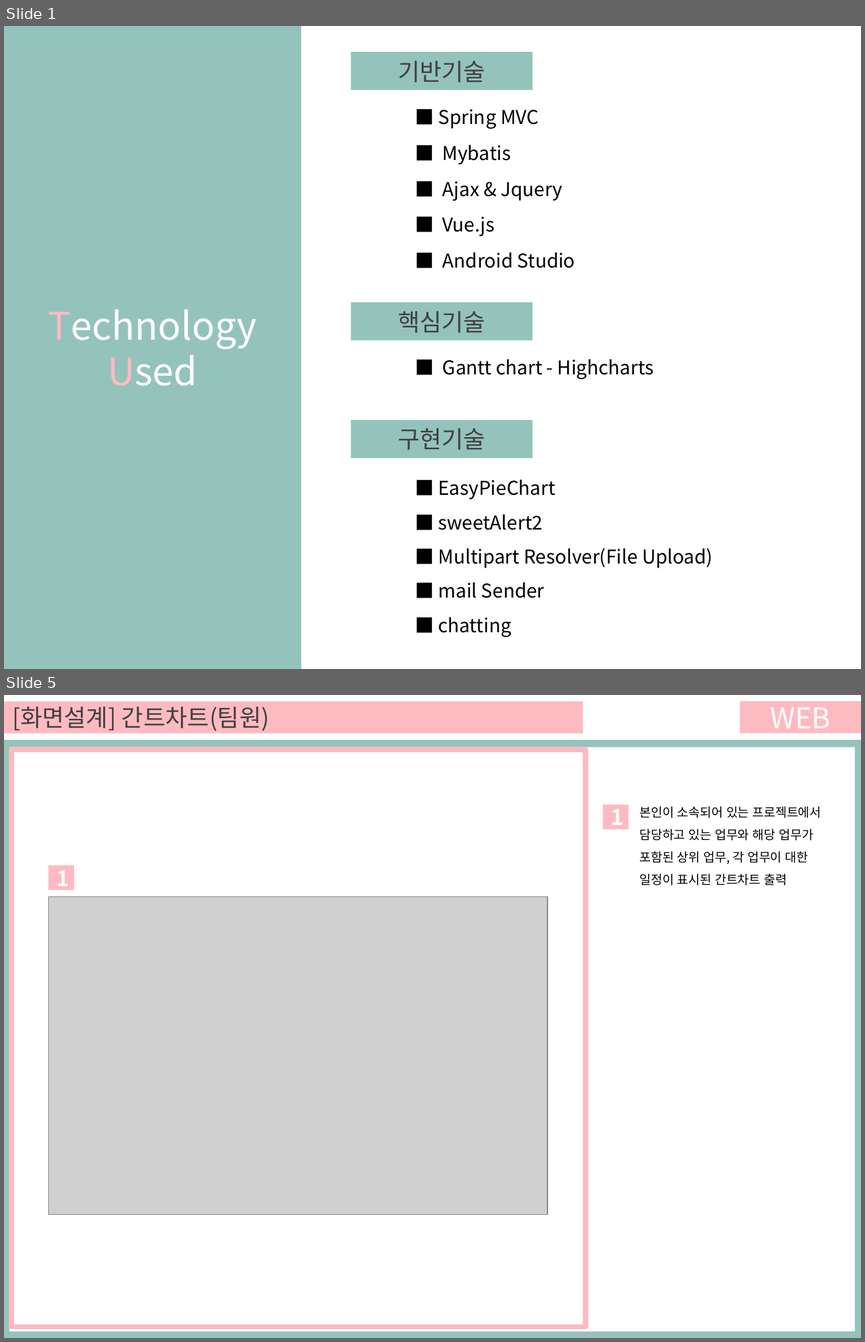
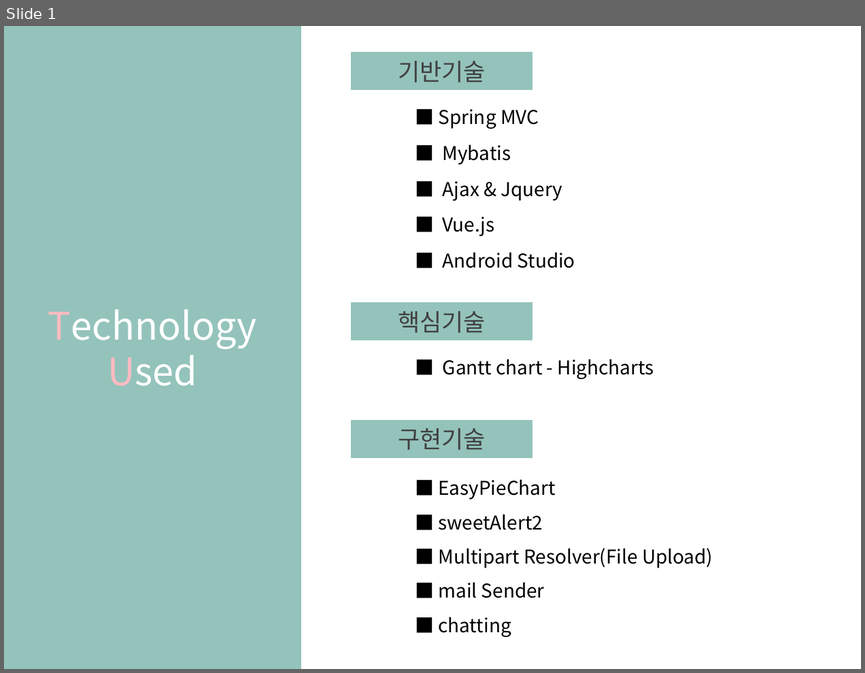
Before and after one commit to ezenteam03/project06, a slide deck: WebContent/HANA/PPT/0608 최종_전현규(월요일 발표용).pptx. Shown one above the other, each under a label of ours: slides 1 and 5 before the commit, slide 1 after it; the slides between them are not shown. The pictures are 865x1342 and 865x673 pixels, drawn with LibreOffice and Linux fonts; fonts in the diff are those of the drawing; grey boxes stand for pictures. Boxes give left, top, right and bottom in pixels: in the first picture for what was removed or moved away, otherwise in the second. Text is boxed around its words. In the diff, an @@ line names an element or a change of style, - is before the commit and + after.

```diff
--- a/WebContent/HANA/PPT/0608 최종_전현규(월요일 발표용).pptx
+++ b/WebContent/HANA/PPT/0608 최종_전현규(월요일 발표용).pptx
@@ slide 5 removed at <box>4,695,861,1338</box>, background #FFFFFF @@
@@ rectangle removed at <box>4,701,583,732</box> @@
-[화면설계] 간트차트(팀원)
@@ rectangle removed at <box>740,701,861,732</box> @@
-WEB
@@ rectangle removed at <box>4,740,861,1338</box> @@
@@ rectangle removed at <box>9,747,854,1331</box> @@
@@ rectangle removed at <box>11,749,585,1327</box> @@
@@ rectangle removed at <box>603,804,629,830</box> @@
-1
@@ text removed at <box>639,806,821,885</box> @@
-본인이 소속되어 있는 프로젝트에서 담당하고 있는 업무와 해당 업무가 포함된 상위 업무, 각 업무이 대한 일정이 표시된 간트차트 출력
@@ rectangle removed at <box>49,866,74,890</box> @@
-1
@@ picture removed at <box>49,896,547,1215</box> @@
```
Also in this commit, not shown: 2 slides changed, 2 other slides removed.
